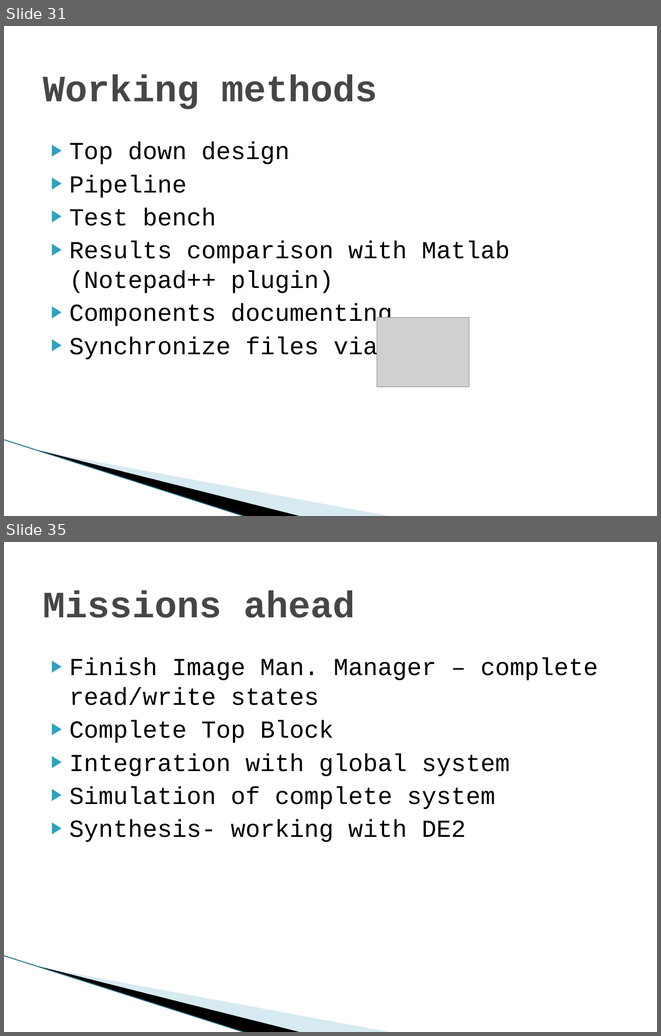
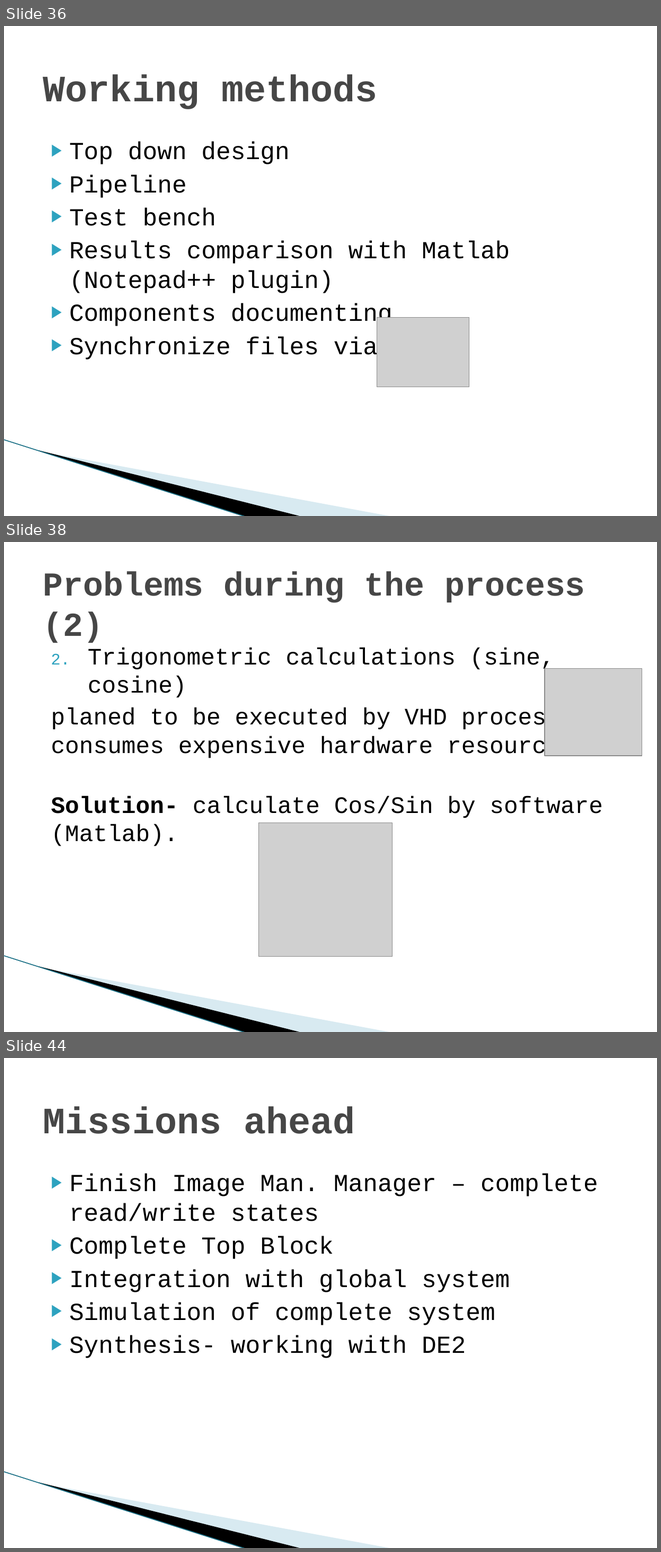
Before and after one commit to shizzz88/image-rotation-technion-ee, a slide deck: Presentation/Final_part_A_Presentation.pptx. Shown one above the other, each under a label of ours: slides 31 and 35 before the commit, slides 36, 38 and 44 after it; the slides between them are not shown. The pictures are 661x1036 and 661x1552 pixels, drawn with LibreOffice and Linux fonts; fonts in the diff are those of the drawing; grey boxes stand for pictures; background and template pictures are left out. Boxes give left, top, right and bottom in pixels: in the first picture for what was removed or moved away, otherwise in the second. Text is boxed around its words. In the diff, an @@ line names an element or a change of style, - is before the commit and + after.

```diff
--- a/Presentation/Final_part_A_Presentation.pptx
+++ b/Presentation/Final_part_A_Presentation.pptx
@@ slide 38 added at (x1=4, y1=542, x2=657, y2=1032), background #FFFFFF; not listed: 3 template elements that a slide beside it also shows @@
@@ title added at (x1=43, y1=572, x2=585, y2=643), 36.9 pt, text #464646, bold @@
+Problems during the process (2)
@@ text added at (x1=51, y1=647, x2=603, y2=846), 26 pt, text #000000 @@
+2. Trigonometric calculations (sine, cosine)
+planed to be executed by VHD process, consumes expensive hardware resources.
+Solution- calculate Cos/Sin by software (Matlab).
@@ picture added at (x1=545, y1=669, x2=642, y2=756) @@
@@ picture added at (x1=258, y1=823, x2=392, y2=956) @@
@@ what was slide 31 is now slide 36 @@
@@ what was slide 35 is now slide 44 @@
```
Also in this commit, not shown: 5 slides changed, 8 other slides added, 10 other files.
